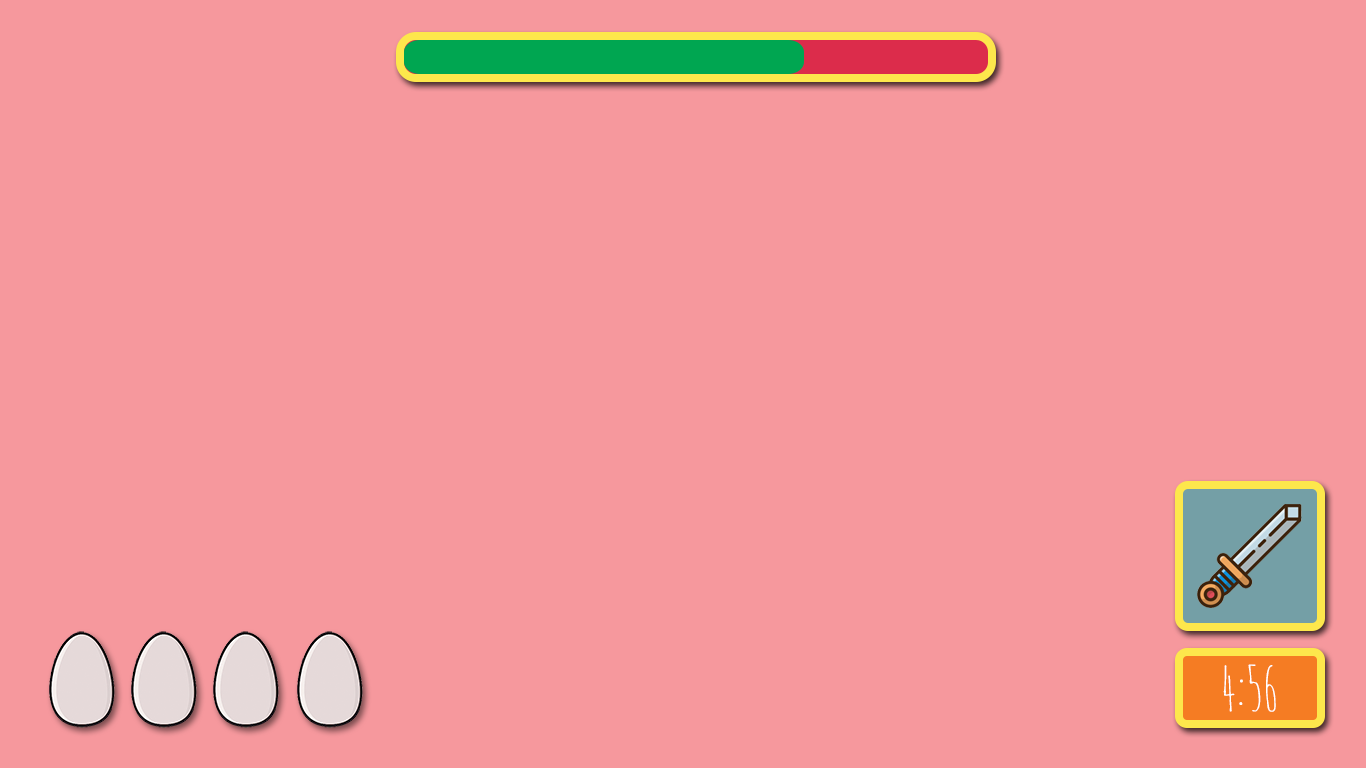
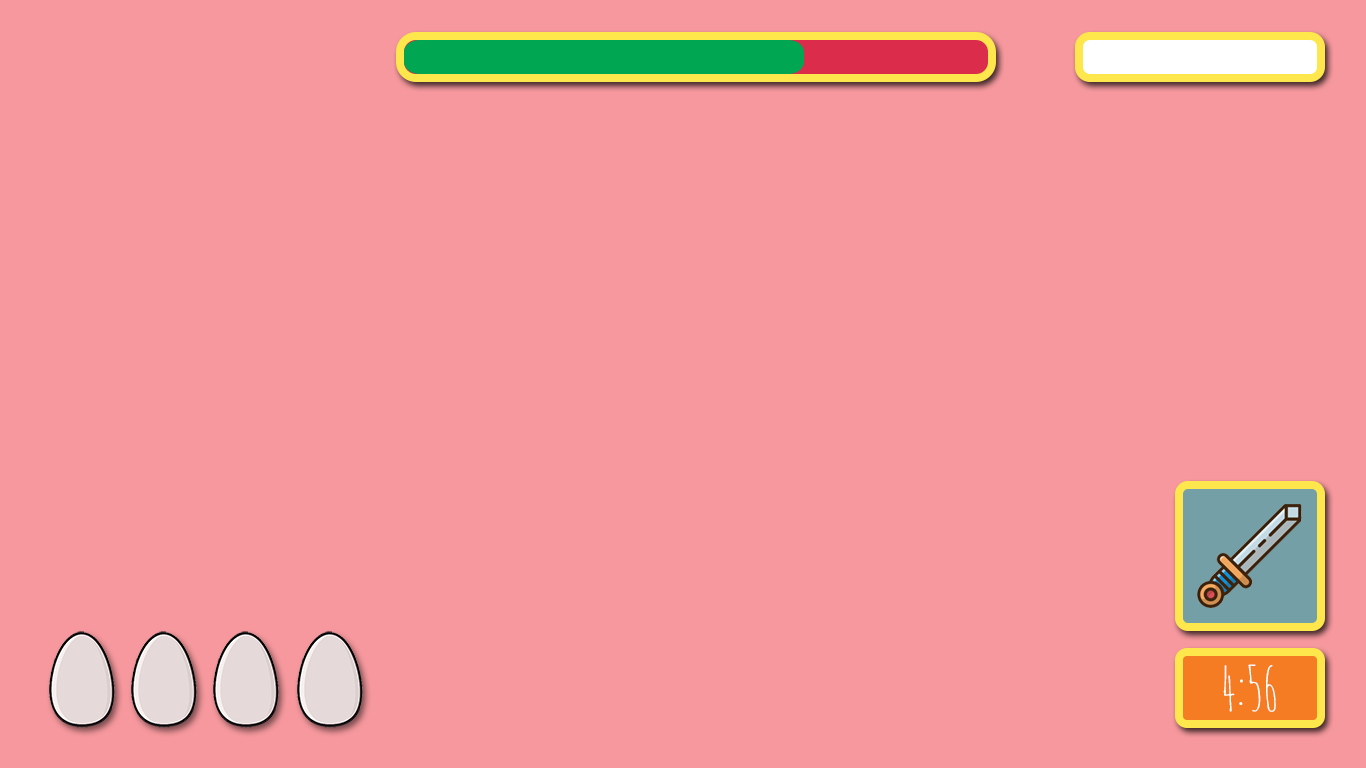
Layered file, before and after one edit (1366 × 768). Changes by layer:
added layer "Rounded Rectangle 10" above "health" over (x1=1075, y1=32, x2=1325, y2=82)
